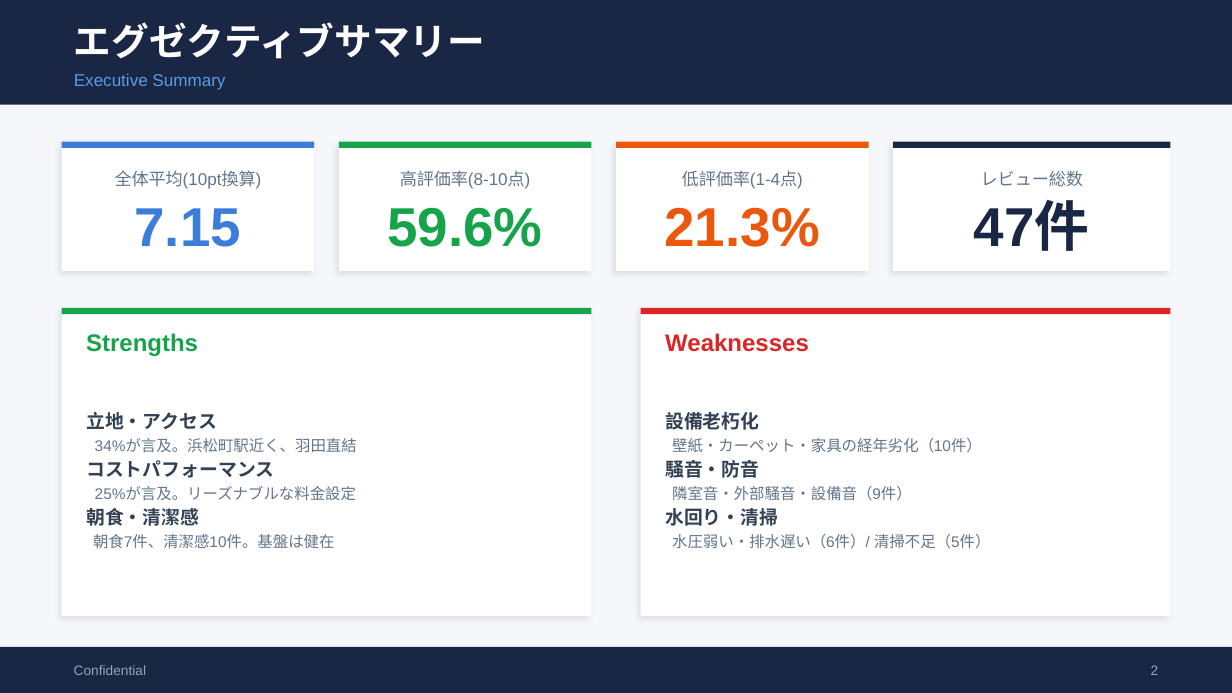
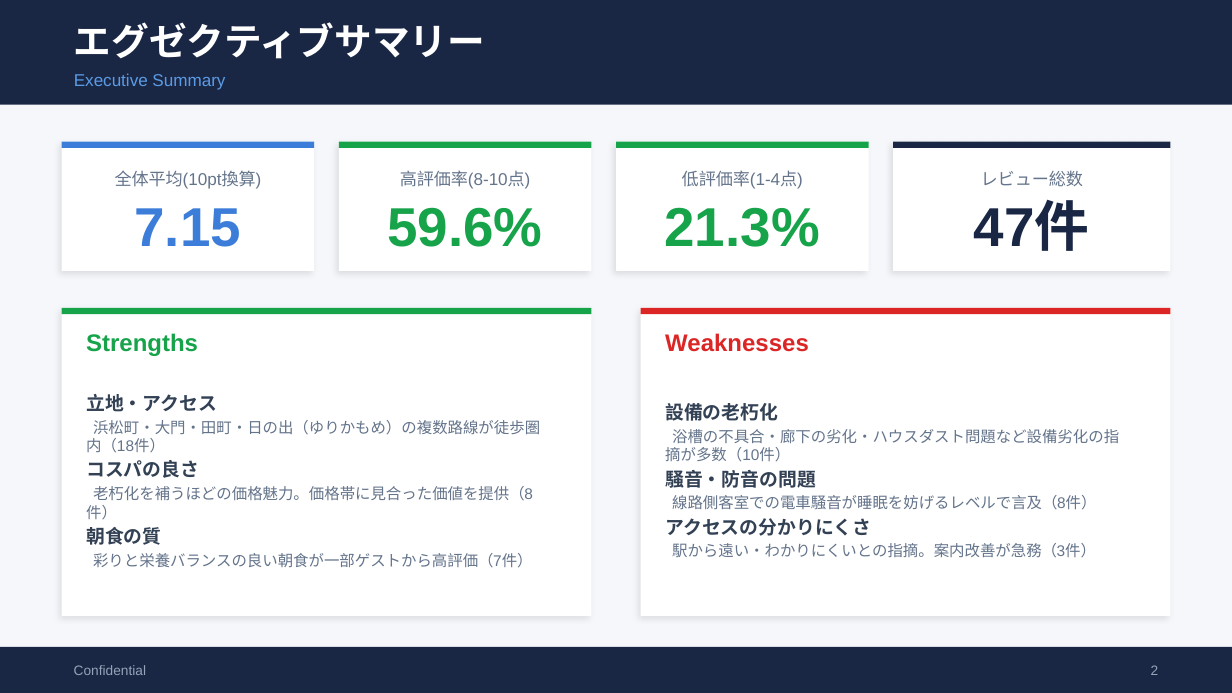
Before and after one commit to TAKAHASHIMITSUGU329/primechange-portal, a slide deck: slide 2 of 納品レポート/ホテル別レポート/チサンホテル浜松町_口コミ分析レポート.pptx. Drawn at 1232x693 pixels with LibreOffice and Linux fonts; fonts in the diff are those of the drawing. Boxes give left, top, right and bottom in pixels: in the first picture for what was removed or moved away, otherwise in the second. Text is boxed around its words. In the diff, an @@ line names an element or a change of style, - is before the commit and + after.

```diff
--- a/納品レポート/ホテル別レポート/チサンホテル浜松町_口コミ分析レポート.pptx
+++ b/納品レポート/ホテル別レポート/チサンホテル浜松町_口コミ分析レポート.pptx
@@ rectangle at [616,142,869,148]: fill #EA580C to #16A34A @@
@@ text "21.3%" at [665,207,820,247]: text colour #EA580C to #16A34A @@
@@ text at [665,403,1119,558]: text changed @@
-設備老朽化
-壁紙・カーペット・家具の経年劣化（10件）
-騒音・防音
-隣室音・外部騒音・設備音（9件）
-水回り・清掃
-水圧弱い・排水遅い（6件）/ 清掃不足（5件）
+設備の老朽化
+浴槽の不具合・廊下の劣化・ハウスダスト問題など設備劣化の指摘が多数（10件）
+騒音・防音の問題
+線路側客室での電車騒音が睡眠を妨げるレベルで言及（8件）
+アクセスの分かりにくさ
+駅から遠い・わかりにくいとの指摘。案内改善が急務（3件）
@@ text at [86,420,540,568]: text changed @@
-34%が言及。浜松町駅近く、羽田直結
-コストパフォーマンス
-25%が言及。リーズナブルな料金設定
-朝食・清潔感
-朝食7件、清潔感10件。基盤は健在
+浜松町・大門・田町・日の出（ゆりかもめ）の複数路線が徒歩圏内（18件）
+コスパの良さ
+老朽化を補うほどの価格魅力。価格帯に見合った価値を提供（8件）
+朝食の質
+彩りと栄養バランスの良い朝食が一部ゲストから高評価（7件）
```
Also in this commit, not shown: 8 other slides changed, 43 other files.
